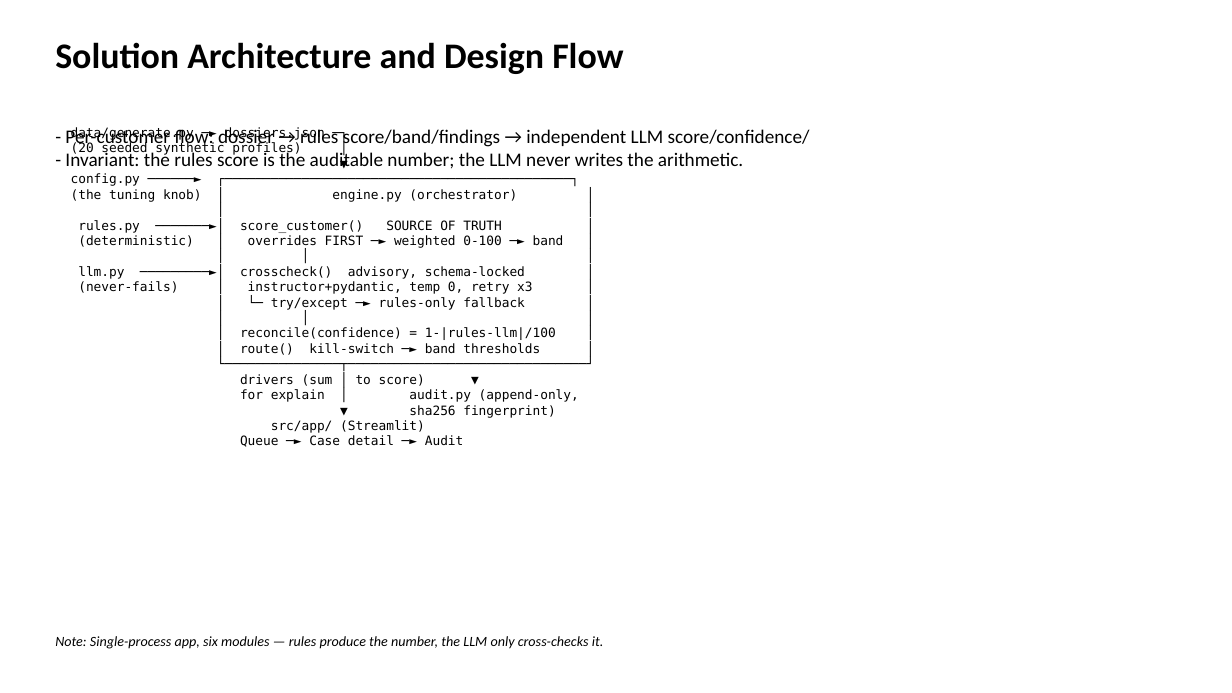
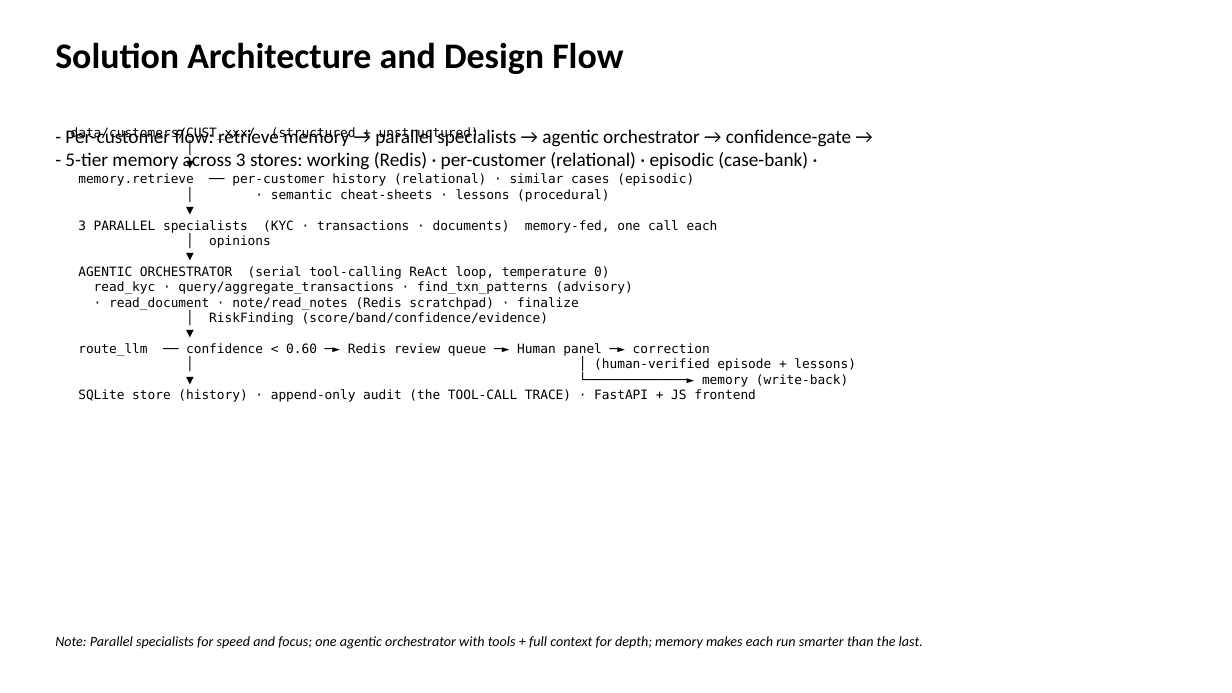
Before and after one commit to NeetigyaShah/frisk-risk-signal-aggregator, a slide deck: slide 2 of docs/deck/deck.pptx. Drawn at 1232x693 pixels with LibreOffice and Linux fonts; fonts in the diff are those of the drawing. Boxes give left, top, right and bottom in pixels: in the first picture for what was removed or moved away, otherwise in the second. Text is boxed around its words. In the diff, an @@ line names an element or a change of style, - is before the commit and + after.

```diff
--- a/docs/deck/deck.pptx
+++ b/docs/deck/deck.pptx
@@ text at [65, 128, 851, 170]: text changed @@
-- Per-customer flow: dossier → rules score/band/findings → independent LLM score/confidence/
-- Invariant: the rules score is the auditable number; the LLM never writes the arithmetic.
+- Per-customer flow: retrieve memory → parallel specialists → agentic orchestrator → confidence-gate →
+- 5-tier memory across 3 stores: working (Redis) · per-customer (relational) · episodic (case-bank) ·
@@ text at [71, 127, 856, 402]: text changed @@
-data/generate.py ─► dossiers.json ─┐
-(20 seeded synthetic profiles) │
-▼
-config.py ──────► ┌─────────────────────────────────────────────┐
-(the tuning knob) │ engine.py (orchestrator) │
-│ │
-rules.py ───────►│ score_customer() SOURCE OF TRUTH │
-(deterministic) │ overrides FIRST ─► weighted 0-100 ─► band │
-│ │ │
-llm.py ─────────►│ crosscheck() advisory, schema-locked │
-(never-fails) │ instructor+pydantic, temp 0, retry x3 │
-│ └─ try/except ─► rules-only fallback │
-│ │ │
-│ reconcile(confidence) = 1-|rules-llm|/100 │
-│ route() kill-switch ─► band thresholds │
-└───────────────┬───────────────────────────────┘
-drivers (sum │ to score) ▼
-for explain │ audit.py (append-only,
-▼ sha256 fingerprint)
-src/app/ (Streamlit)
-Queue ─► Case detail ─► Audit
+data/customers/CUST_xxx/ (structured + unstructured)
+│
+▼
+memory.retrieve ── per-customer history (relational) · similar cases (episodic)
+│ · semantic cheat-sheets · lessons (procedural)
+▼
+3 PARALLEL specialists (KYC · transactions · documents) memory-fed, one call each
+│ opinions
+▼
+AGENTIC ORCHESTRATOR (serial tool-calling ReAct loop, temperature 0)
+read_kyc · query/aggregate_transactions · find_txn_patterns (advisory)
+· read_document · note/read_notes (Redis scratchpad) · finalize
+│ RiskFinding (score/band/confidence/evidence)
+▼
+route_llm ── confidence < 0.60 ─► Redis review queue ─► Human panel ─► correction
+│ │ (human-verified episode + lessons)
+▼ └─────────────► memory (write-back)
+SQLite store (history) · append-only audit (the TOOL-CALL TRACE) · FastAPI + JS frontend
@@ text at [55, 636, 923, 649]: text changed @@
-Note: Single-process app, six modules — rules produce the number, the LLM only cross-checks it.
+Note: Parallel specialists for speed and focus; one agentic orchestrator with tools + full context for depth; memory makes each run smarter than the last.
```
Also in this commit, not shown: 3 other slides changed, 1 slide added, 1 slide removed, 4 other files.
